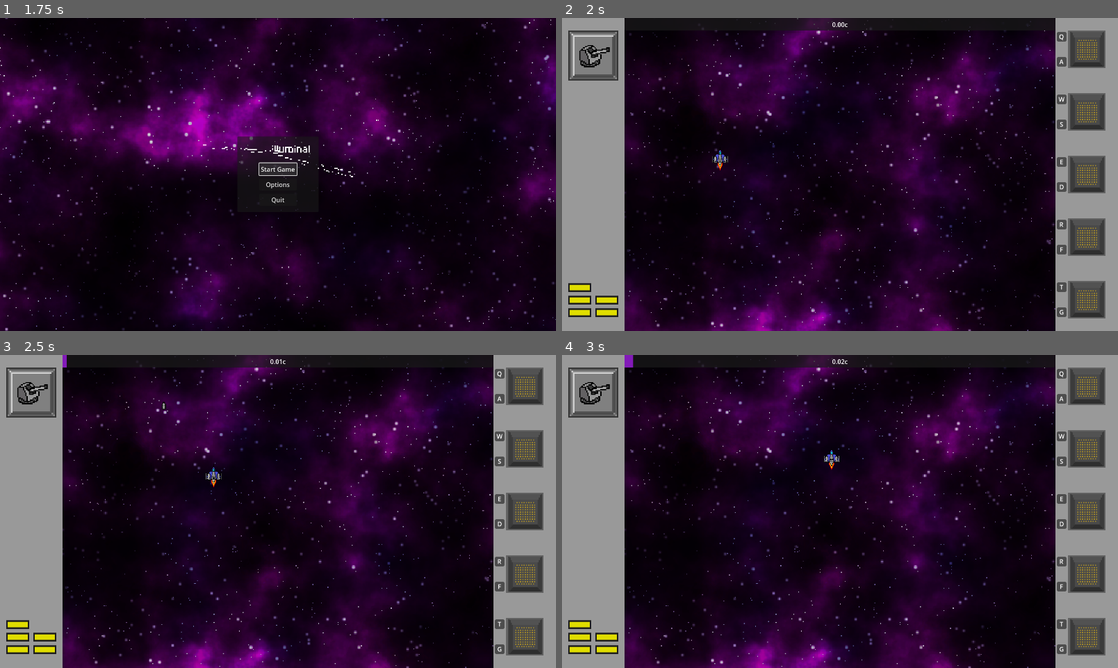
Above: before the commit, frames 1-4 (two rows, left to right).
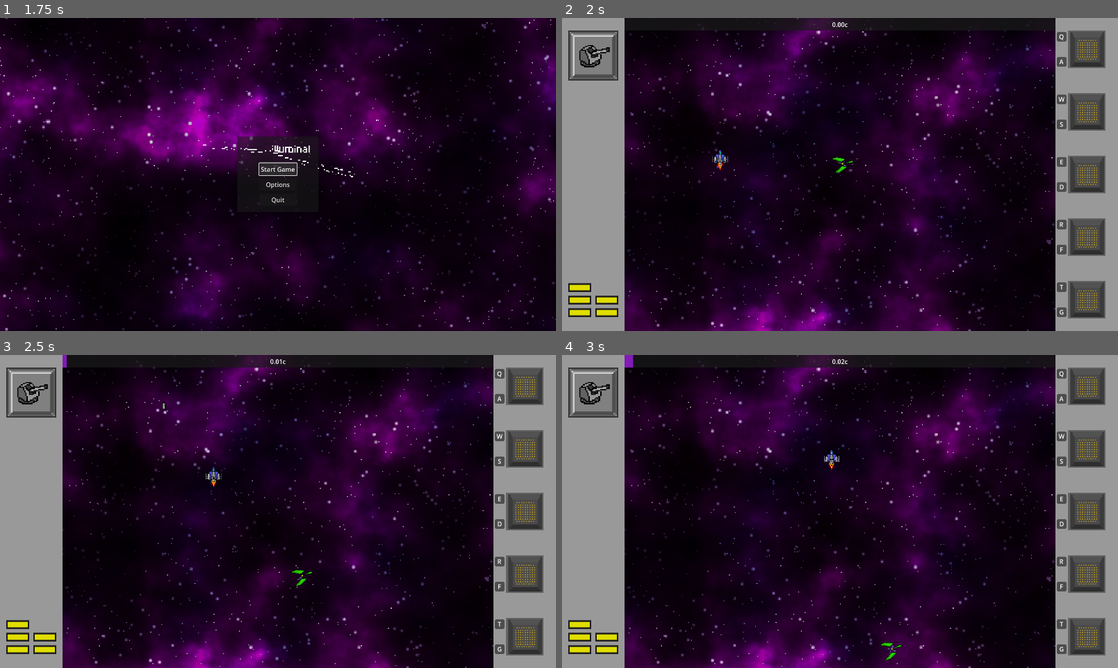
Above: after the commit, the same moments.

Repository: DigitsCodeCompendium/game.MJ198
Game: Godot game, scene res://scenes/title_screen/title_screen.tscn
The game is run twice, just before and just after one commit, with the same random seed, the same clock (stepped at 60 frames per second) and the same inputs. The engine's default icon, where the game draws it, is replaced by a stand-in: a white triangle on a blue panel in a dark square.
Inputs (mouse positions are in pixels of both pictures, inside the frame that each line leads up to):
- Up to frame 1 (1.75 s): click "Start Game" at 0.5 s; click "Start Game" at 1.25 s
- Up to frame 2 (2 s): no input
- Up to frame 3 (2.5 s): click (500, 373) at 2.02 s
- Up to frame 4 (3 s): click (1062, 398) at 2.77 s

Frame 1 is identical in both runs. In frame 2, less than 0.1% of the frame differs, in the area x 48-53%, y 44-50%; in frame 3, less than 0.1%; in frame 4, less than 0.1%, in the area x 57-61%, y 91-98%.
Error in both runs: Invalid access to property or key 'volume_music' on a base object of type 'Dictionary'. (res://scenes/player_options.gd:22)

Commit message:
working on adding energy alien, rebalanced some drops

Diff:
--- a/resources/enemy_spawn/asteroid_spawn.tres
+++ b/resources/enemy_spawn/asteroid_spawn.tres
@@ -21,8 +21,8 @@
 point_count = 2
 
 [sub_resource type="Curve" id="Curve_a3bpv"]
-_limits = [100.0, 200.0, 0.0, 3.0]
-_data = [Vector2(0, 100), 0.0, 0.0, 0, 0, Vector2(3, 200), 50.0, 0.0, 0, 0]
+_limits = [100.0, 200.0, 0.0, 6.0]
+_data = [Vector2(0, 100), 0.0, 0.0, 0, 0, Vector2(6, 200), 0.6650308, 0.0, 0, 0]
 point_count = 2
 
 [resource]
--- /dev/null
+++ b/resources/pickups/energy_alien_drop_table.tres
@@ -0,0 +1,8 @@
+[gd_resource type="Resource" script_class="PickupDropTable" load_steps=3 format=3 uid="uid://clo5nnmye88m7"]
+
+[ext_resource type="Script" uid="uid://cjk7x2h4383nf" path="res://scenes/systems/enemies/pickup_drop_table.gd" id="1_7kwhf"]
+[ext_resource type="Script" path="res://scenes/pickups/pickup_content.gd" id="2_yvrya"]
+
+[resource]
+script = ExtResource("1_7kwhf")
+metadata/_custom_type_script = "uid://cjk7x2h4383nf"
--- /dev/null
+++ b/scenes/enemies/aliens/energy_alien/energy_alien.tscn
@@ -0,0 +1,165 @@
+[gd_scene load_steps=23 format=3 uid="uid://cs1d4wmub2aox"]
+
+[ext_resource type="Script" uid="uid://c7vmww7k1dblt" path="res://scenes/enemies/enemy_collision_area.gd" id="1_f42ur"]
+[ext_resource type="Texture2D" uid="uid://gubvbsikwlc4" path="res://assets/enemies/death animations/Deathpowerup.png" id="2_hyand"]
+[ext_resource type="Texture2D" uid="uid://cwrnqntlrvbl6" path="res://assets/enemies/alein01.png" id="3_wr1bm"]
+[ext_resource type="Script" uid="uid://dasya1uaepfuu" path="res://scenes/systems/enemies/pickup_drop_source.gd" id="4_chn8k"]
+[ext_resource type="Resource" uid="uid://clo5nnmye88m7" path="res://resources/pickups/energy_alien_drop_table.tres" id="5_hyand"]
+[ext_resource type="Script" uid="uid://c10pk6udhh4av" path="res://scenes/enemies/enemy_health.gd" id="6_ohcv8"]
+[ext_resource type="Script" uid="uid://dpx0buqvsgrne" path="res://scenes/systems/enemies/health_death.gd" id="7_0l57p"]
+[ext_resource type="AudioStream" uid="uid://c81xn3o73s1cs" path="res://assets/sound_effects/enemy hit.mp3" id="8_ih1yg"]
+[ext_resource type="Script" uid="uid://06gaapmnw76v" path="res://scenes/systems/enemies/ai/wander_ai.gd" id="9_wr1bm"]
+
+[sub_resource type="AtlasTexture" id="AtlasTexture_0wqkk"]
+atlas = ExtResource("2_hyand")
+region = Rect2(0, 0, 64, 64)
+
+[sub_resource type="AtlasTexture" id="AtlasTexture_hgt7b"]
+atlas = ExtResource("2_hyand")
+region = Rect2(64, 0, 64, 64)
+
+[sub_resource type="AtlasTexture" id="AtlasTexture_eno8n"]
+atlas = ExtResource("2_hyand")
+region = Rect2(128, 0, 64, 64)
+
+[sub_resource type="AtlasTexture" id="AtlasTexture_au36g"]
+atlas = ExtResource("2_hyand")
+region = Rect2(192, 0, 64, 64)
+
+[sub_resource type="AtlasTexture" id="AtlasTexture_p1v2i"]
+atlas = ExtResource("2_hyand")
+region = Rect2(256, 0, 64, 64)
+
+[sub_resource type="AtlasTexture" id="AtlasTexture_tbmtl"]
+atlas = ExtResource("2_hyand")
+region = Rect2(320, 0, 64, 64)
+
+[sub_resource type="AtlasTexture" id="AtlasTexture_ykmj3"]
+atlas = ExtResource("2_hyand")
+region = Rect2(384, 0, 64, 64)
+
+[sub_resource type="AtlasTexture" id="AtlasTexture_v0rlw"]
+atlas = ExtResource("3_wr1bm")
+region = Rect2(0, 0, 64, 64)
+
+[sub_resource type="AtlasTexture" id="AtlasTexture_26emx"]
+atlas = ExtResource("3_wr1bm")
+region = Rect2(64, 0, 64, 64)
+
+[sub_resource type="AtlasTexture" id="AtlasTexture_4hb25"]
+atlas = ExtResource("3_wr1bm")
+region = Rect2(128, 0, 64, 64)
+
+[sub_resource type="AtlasTexture" id="AtlasTexture_4xfhi"]
+atlas = ExtResource("3_wr1bm")
+region = Rect2(192, 0, 64, 64)
+
+[sub_resource type="SpriteFrames" id="SpriteFrames_wdn6e"]
+animations = [{
+"frames": [{
+"duration": 1.0,
+"texture": SubResource("AtlasTexture_0wqkk")
+}, {
+"duration": 1.0,
+"texture": SubResource("AtlasTexture_hgt7b")
+}, {
+"duration": 1.0,
+"texture": SubResource("AtlasTexture_eno8n")
+}, {
+"duration": 1.0,
+"texture": SubResource("AtlasTexture_au36g")
+}, {
+"duration": 1.0,
+"texture": SubResource("AtlasTexture_p1v2i")
+}, {
+"duration": 1.0,
+"texture": SubResource("AtlasTexture_tbmtl")
+}, {
+"duration": 1.0,
+"texture": SubResource("AtlasTexture_ykmj3")
+}],
+"loop": false,
+"name": &"death",
+"speed": 5.0
+}, {
+"frames": [{
+"duration": 1.0,
+"texture": SubResource("AtlasTexture_v0rlw")
+}, {
+"duration": 1.0,
+"texture": SubResource("AtlasTexture_26emx")
+}, {
+"duration": 1.0,
+"texture": SubResource("AtlasTexture_4hb25")
+}, {
+"duration": 1.0,
+"texture": SubResource("AtlasTexture_4xfhi")
+}],
+"loop": true,
+"name": &"default",
+"speed": 5.0
+}]
+
+[sub_resource type="StyleBoxFlat" id="StyleBoxFlat_p1rf7"]
+content_margin_left = 2.0
+content_margin_top = 2.0
+content_margin_right = 2.0
+content_margin_bottom = 2.0
+bg_color = Color(1, 0, 0, 0.4)
+corner_radius_top_left = 6
+corner_radius_top_right = 6
+corner_radius_bottom_right = 6
+corner_radius_bottom_left = 6
+corner_detail = 6
+
+[node name="EnergyAlien" type="Node2D"]
+
+[node name="Area2D" type="Area2D" parent="." node_paths=PackedStringArray("health", "hit_sound") groups=["enemy"]]
+script = ExtResource("1_f42ur")
+health = NodePath("../Health")
+hit_sound = NodePath("../HitSoundPlayer")
+
+[node name="CollisionPolygon2D" type="CollisionPolygon2D" parent="Area2D"]
+polygon = PackedVector2Array(0, -15, 13, 6, 10, 11, -10, 11, -13, 6)
+
+[node name="AnimatedSprite2D" type="AnimatedSprite2D" parent="Area2D"]
+sprite_frames = SubResource("SpriteFrames_wdn6e")
+autoplay = "default"
+
+[node name="PickupDropSource" type="Node2D" parent="."]
+script = ExtResource("4_chn8k")
+drop_table = ExtResource("5_hyand")
+
+[node name="Health" type="Node" parent="." node_paths=PackedStringArray("health_bar")]
+script = ExtResource("6_ohcv8")
+health_bar = NodePath("../HealthBar")
+max_health = 50.0
+
+[node name="HealthDeath" type="Node" parent="." node_paths=PackedStringArray("health", "animated_sprite")]
+script = ExtResource("7_0l57p")
+health = NodePath("../Health")
+animated_sprite = NodePath("../Area2D/AnimatedSprite2D")
+
+[node name="HealthBar" type="ProgressBar" parent="."]
+offset_left = -10.000001
+offset_top = -18.0
+offset_right = 189.99998
+offset_bottom = -8.000015
+scale = Vector2(0.1, 0.1)
+theme_override_styles/fill = SubResource("StyleBoxFlat_p1rf7")
+max_value = 1.0
+value = 1.0
+show_percentage = false
+
+[node name="HitSoundPlayer" type="AudioStreamPlayer2D" parent="."]
+stream = ExtResource("8_ih1yg")
+volume_db = 5.0
+bus = &"Sound Effects"
+
+[node name="Systems" type="Node" parent="."]
+
+[node name="WanderAi" type="Node" parent="Systems" node_paths=PackedStringArray("death_sources", "area")]
+script = ExtResource("9_wr1bm")
+death_sources = [NodePath("../../HealthDeath")]
+area = NodePath("../../Area2D")
+speed = 400.0
--- a/scenes/game.tscn
+++ b/scenes/game.tscn
@@ -8,6 +8,7 @@
 [ext_resource type="Script" uid="uid://dyk1ykmfc3qsj" path="res://scenes/enemies/spawning/enemy_spawner.gd" id="4_ir15t"]
 [ext_resource type="Script" uid="uid://c76gyrf6d7soo" path="res://scenes/user_interface/ui_event_bus.gd" id="4_iywne"]
 [ext_resource type="Script" path="res://scenes/music_player.gd" id="4_p57ef"]
+[ext_resource type="PackedScene" uid="uid://cs1d4wmub2aox" path="res://scenes/enemies/aliens/energy_alien/energy_alien.tscn" id="4_qnb83"]
 [ext_resource type="Resource" uid="uid://ckbj4ecgkde82" path="res://resources/enemy_spawn/asteroid_spawn.tres" id="5_ca42v"]
 [ext_resource type="AudioStream" uid="uid://dgpfdmpuf5msg" path="res://assets/music_loop_v1_7_stages/game loop 1.mp3" id="5_kvuet"]
 [ext_resource type="Resource" uid="uid://c0g6bmu0jaby8" path="res://resources/enemy_spawn/enemy_spawn.tres" id="6_ssvqc"]
@@ -103,6 +104,9 @@
 [node name="Player" parent="." instance=ExtResource("2_lnu2h")]
 unique_name_in_owner = true
 
+[node name="EnergyAlien" parent="." instance=ExtResource("4_qnb83")]
+position = Vector2(716, 366)
+
 [node name="EnemySpawners" type="Area2D" parent="."]
 process_mode = 1
 monitoring = false
--- /dev/null
+++ b/scenes/systems/enemies/ai/wander_ai.gd
@@ -0,0 +1,36 @@
+extends Node
+
+@onready var player: Node2D = get_node("/root/Game/Player")
+
+@export var death_sources: Array[Node]
+@export var area: Area2D
+
+@export var speed: float
+@export var pos_threshold: float = 10
+
+var _brain_dead: bool = false
+var _target_pos: Vector2 = Vector2.ZERO
+
+func _new_random_target():
+	var x_size = get_viewport().size.x
+	var y_size = get_viewport().size.y
+	_target_pos = Vector2(randf_range(0, x_size), randf_range(0, y_size))
+
+# Called when the node enters the scene tree for the first time.
+func _ready() -> void:
+	for death_source in death_sources:
+		death_source.connect("on_death", _on_death)
+	_new_random_target()
+
+func _on_death():
+	_brain_dead = true
+
+# Called every frame. 'delta' is the elapsed time since the previous frame.
+func _process(delta: float) -> void:
+	if not _brain_dead:
+		var velocity = (_target_pos - area.position).normalized() * speed
+		area.position += velocity * delta
+		area.rotation = velocity.angle()
+
+		if (area.position - _target_pos).length() < pos_threshold:
+			_new_random_target()
Binary file added: assets/enemies/alein01.png
Not shown, added: assets/enemies/alein01.png.import
Binary file added: assets/enemies/death animations/Deathpirateshipidle9.png
Not shown, added: assets/enemies/death animations/Deathpirateshipidle9.png.import
Binary file added: assets/enemies/death animations/Deathpowerup.png
Not shown, added: assets/enemies/death animations/Deathpowerup.png.import
Binary file added: assets/enemies/pirate9.png
Not shown, added: assets/enemies/pirate9.png.import
Binary file added: assets/enemies/pirateshipidle9.png
Not shown, added: assets/enemies/pirateshipidle9.png.import
Not shown: 1 places in resources/enemy_spawn/boss_escort_spawn_table.tres that only renumber resources
Not shown: 1 places in resources/enemy_spawn/boss_spawn_table.tres that only renumber resources
(and 3 more such lines)
